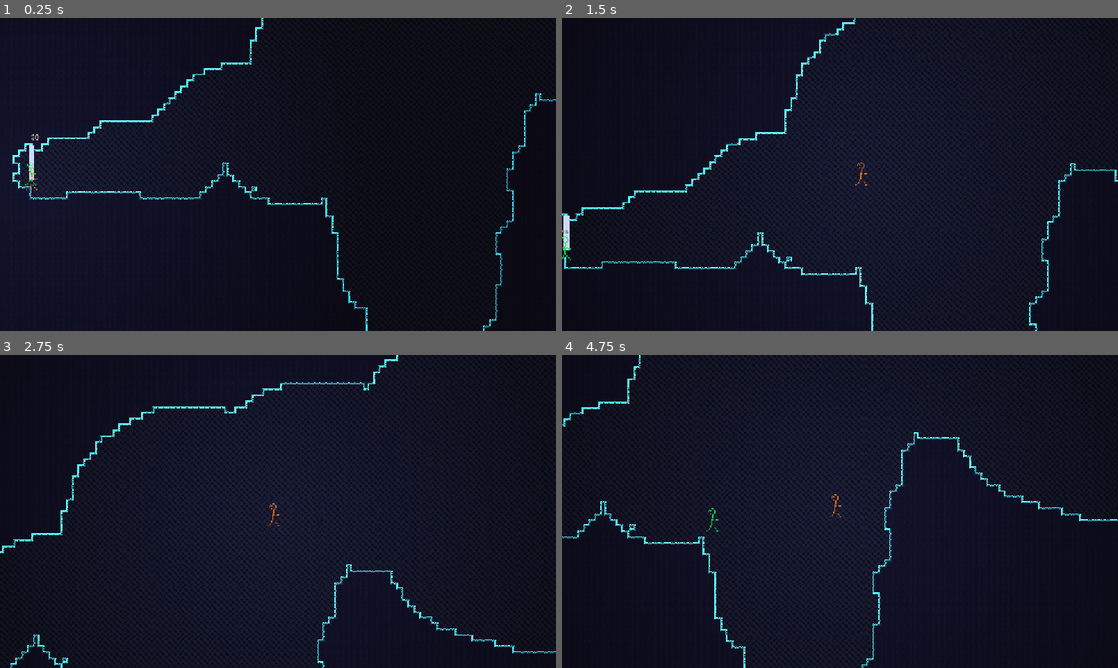
Above: before the commit, frames 1-4 (two rows, left to right).
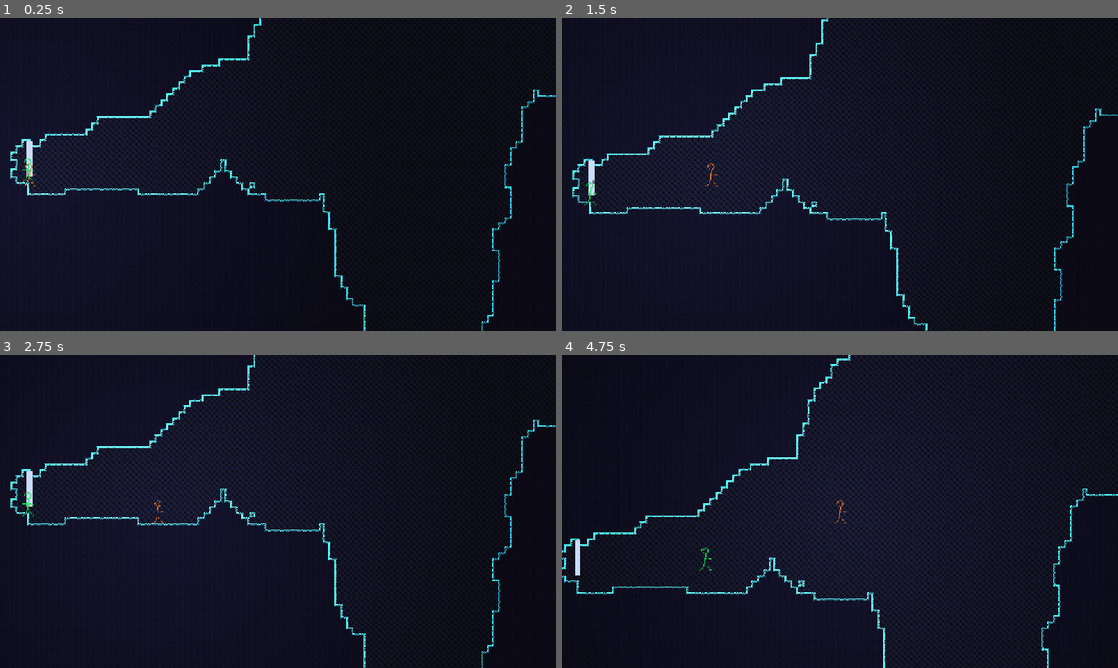
Above: after the commit, the same moments.

Repository: henreedev/exponential-climb
Game: Godot game, scene res://scenes/game.tscn
Same seed, same stepped clock (60 frames per second), same inputs: the game is played once before the commit and once after it. The engine's default icon, where the game draws it, is replaced by a stand-in: a white triangle on a blue panel in a dark square.
Inputs (mouse positions are in pixels of both pictures, inside the frame that each line leads up to):
- Up to frame 1 (0.25 s): no input
- Up to frame 2 (1.5 s): move the mouse to (962, 158) at 0.52 s; press the mouse at (962, 158) at 0.53 s; hold D (move_right) from 0.53 s (still down); tap Space (jump) at 0.77, 1.07 s; right-click (962, 158) at 0.8 s; move the mouse to (728, 190) at 1.27 s; release the mouse at (728, 190) at 1.28 s; right-click (728, 190) at 1.35 s
- Up to frame 3 (2.75 s): tap Space (jump) at 1.52, 1.55, 1.82 s; move the mouse to (333, 442) at 2.02 s; release D (move_right) at 2.03 s; hold A (move_left) from 2.03 s (still down); hold Space (jump) from 2.03 s (still down); click (333, 442) at 2.3 s
- Up to frame 4 (4.75 s): move the mouse to (812, 574) at 2.77 s; release A (move_left) at 2.78 s; release Space (jump) at 2.78 s; hold D (move_right) 2.78-4.28 s; click (812, 574) at 2.85 s; tap Space (jump) at 3.02, 3.32, 3.77, 3.8, 4.07, 4.52 s; right-click (812, 574) at 3.05 s; move the mouse to (1006, 558) at 3.52 s; hold Right mouse button (secondary_attack) 3.53-4.28 s; move the mouse to (673, 464) at 4.27 s; hold A (move_left) from 4.28 s (still down); tap Middle mouse button (teleport_enemy) at 4.35 s; click (673, 464) at 4.55 s

The runs differ from the first frame. In frame 1, 5.4% of the frame differs, in the area x 1-100%, y 0-100%; in frame 2, 12%; in frame 3, 16%, in the area x 0-100%, y 0-100%; in frame 4, 15%.

Commit message:
grapple hook working

Diff:
--- a/resources/utilities/damage_number_label_settings.tres
+++ b/resources/utilities/damage_number_label_settings.tres
@@ -4,7 +4,7 @@
 
 [resource]
 font = ExtResource("1_k0w1w")
-font_color = Color(0.8742, 0.91368, 0.94, 1)
+font_color = Color(0.93, 0.972, 1, 1)
 outline_size = 1
 outline_color = Color(0.25, 0.25, 0.25, 1)
 shadow_size = 0
--- a/scenes/player/player.tscn
+++ b/scenes/player/player.tscn
@@ -26,8 +26,6 @@
 unique_name_in_owner = true
 zoom = Vector2(1.5, 1.5)
 process_callback = 0
-limit_smoothed = true
-position_smoothing_enabled = true
 position_smoothing_speed = 9.23
 
 [node name="PointLight2D" type="PointLight2D" parent="."]
--- a/scenes/utilities/damage_number.tscn
+++ b/scenes/utilities/damage_number.tscn
@@ -4,7 +4,6 @@
 [ext_resource type="LabelSettings" uid="uid://bnsw2o4et0uh6" path="res://resources/utilities/damage_number_label_settings.tres" id="1_26djg"]
 
 [node name="DamageNumber" type="Label"]
-modulate = Color(1, 1, 1, 0.729412)
 z_index = 1
 custom_minimum_size = Vector2(100, 20)
 offset_right = 18.0
--- a/scenes/weapons/grapple_hook/grapple_hook.tscn
+++ b/scenes/weapons/grapple_hook/grapple_hook.tscn
@@ -10,6 +10,15 @@
 [node name="GrapplingHook" instance=ExtResource("1_o3oti")]
 script = ExtResource("2_rjhy6")
 
+[node name="MeleeHitbox" type="Area2D" parent="." index="0"]
+collision_layer = 8
+collision_mask = 2
+
+[node name="CollisionShape2D" type="CollisionShape2D" parent="MeleeHitbox" index="0"]
+position = Vector2(21, 0)
+shape = SubResource("RectangleShape2D_o3oti")
+disabled = true
+
 [node name="ChainLine" type="Line2D" parent="DetachedProjectiles" index="0"]
 unique_name_in_owner = true
 physics_interpolation_mode = 1
@@ -19,12 +28,4 @@
 texture = ExtResource("3_7m30d")
 texture_mode = 1
 
-[node name="MeleeHitbox" type="Area2D" parent="DetachedProjectiles" index="1"]
-collision_layer = 8
-collision_mask = 2
-
-[node name="CollisionShape2D" type="CollisionShape2D" parent="DetachedProjectiles/MeleeHitbox" index="0"]
-position = Vector2(21, 0)
-shape = SubResource("RectangleShape2D_o3oti")
-
-[connection signal="area_entered" from="DetachedProjectiles/MeleeHitbox" to="." method="_on_melee_hitbox_area_entered"]
+[connection signal="area_entered" from="MeleeHitbox" to="." method="_on_melee_hitbox_area_entered"]
--- a/scripts/player/player.gd
+++ b/scripts/player/player.gd
@@ -140,6 +140,10 @@
 	_initialize_player_class()
 
 	pick_weapon(Weapon.Type.GRAPPLE_HOOK)
+	#area.append_add_mod(1)
+	#range.append_add_mod(1)
+	#attack_speed.append_add_mod(1)
+	base_damage.append_mult_mod(2)
 
 #region Perks
 
@@ -275,13 +279,16 @@
 		new_vel.y = 0
 
 	physics_velocity = new_vel
+	platforming_velocity = new_vel
 
 	frictions = Vector2.ZERO
 
 func _flush_forces_and_impulses(delta : float):
 	physics_velocity += forces * delta
+	platforming_velocity += forces * delta
 	forces = Vector2.ZERO
 	physics_velocity += impulses
+	platforming_velocity += impulses
 	impulses = Vector2.ZERO
 	apply_frictions(delta)
 
@@ -294,10 +301,12 @@
 
 	# Calculate physics velocity
 	physics_velocity = velocity
-	_flush_forces_and_impulses(delta)
 
 	# Calculate platforming velocity
 	platforming_velocity = velocity
+
+	# Apply physics to both
+	_flush_forces_and_impulses(delta)
 
 	# Land on the ground.
 	_check_floor_landing()
@@ -415,6 +424,22 @@
 			set_physics_ratio_decrease(0.0)
 #endregion Movement
 
+#region Stat access
+func get_range():
+	return range.value()
+
+func get_area():
+	return area.value()
+
+func get_base_damage():
+	return base_damage.value()
+
+func get_attack_speed():
+	return attack_speed.value()
+
+
+#endregion Stat access
+
 #region Helpers
 func are_same_sign(a: float, b: float) -> bool:
 	return a * b > 0
--- a/scripts/utilities/damage_number.gd
+++ b/scripts/utilities/damage_number.gd
@@ -9,7 +9,7 @@
 const SMALLEST_SIZE_DAMAGE = 1.0
 const LARGEST_SIZE_DAMAGE = 100.0
 const SMALLEST_SCALE = 1.0
-const LARGEST_SCALE = 3.0
+const LARGEST_SCALE = 2.0
 
 ## The scale to grow to, calculated based on the damage value. More damage == larger label.
 var grow_to_scale : Vector2
@@ -17,18 +17,17 @@
 func set_label_settings_to_new_copy():
 	label_settings = LABEL_SETTINGS_RESOURCE.duplicate()
 
-func setup(damage : int, pos : Vector2) -> void:
+func setup(damage : float, pos : Vector2) -> void:
 	set_label_settings_to_new_copy()
-	text = str(damage)
+	text = str(damage).pad_decimals(1)
 	pivot_offset = size / 2.0
 	position = pos - pivot_offset
-	scale = Vector2(SMALLEST_SCALE, SMALLEST_SCALE)
 	grow_to_scale = get_grow_to_scale(damage)
-
+	scale = grow_to_scale
 
 func get_grow_to_scale(damage : int):
-	var fraction = fraction_between(SMALLEST_SCALE, LARGEST_SCALE, damage)
-	var scale_val = lerpf(SMALLEST_SCALE, LARGEST_SCALE, smoothstep(SMALLEST_SCALE, LARGEST_SCALE, fraction))
+	var fraction = fraction_between(SMALLEST_SIZE_DAMAGE, LARGEST_SIZE_DAMAGE, damage)
+	var scale_val = lerpf(SMALLEST_SCALE, LARGEST_SCALE, smoothstep(0, 1, fraction))
 	return Vector2(scale_val, scale_val)
 
 static func fraction_between(min : float, max : float, value : float):
@@ -37,26 +36,27 @@
 
 
 func _ready():
-	print(global_position)
 	#setup(100, Vector2.ZERO)
 	var tween = create_tween()
 
 	# Pop up and grow
-	var rise_height = 20 * grow_to_scale.x
+	var rise_height = 10 * grow_to_scale.x
 	var rand_vert_movement = randf_range(rise_height * 0.5, rise_height * 1.5)
 	var rand_hoz_movement = randf_range(-8, 8)
 	const RISE_DUR = 0.35
 	tween.tween_property(self, "position:y", position.y - rand_vert_movement, RISE_DUR).set_trans(Tween.TRANS_BACK).set_ease(Tween.EASE_OUT)
+	tween.parallel().tween_property(self, "modulate", Color.WHITE, RISE_DUR).set_ease(Tween.EASE_OUT).from(Color.WHITE * 2)
 	tween.parallel().tween_property(self, "position:x", position.x + rand_hoz_movement, RISE_DUR).set_trans(Tween.TRANS_CUBIC).set_ease(Tween.EASE_OUT)
-	tween.parallel().tween_property(label_settings, "font_size", 16, RISE_DUR).from(1).set_ease(Tween.EASE_OUT).set_trans(Tween.TRANS_EXPO)
+	tween.parallel().tween_property(label_settings, "font_size", 16, RISE_DUR * 1.2).from(1).set_ease(Tween.EASE_OUT).set_trans(Tween.TRANS_EXPO)
 
 	# Wait a bit
-	const WAIT_DUR = 0.3
+	const WAIT_DUR = 0.1
 	tween.tween_interval(WAIT_DUR)
 
 	# Shrink and delete
-	const DELETE_DUR = 0.6
+	const DELETE_DUR = 0.5
 	tween.tween_property(label_settings, "font_size", DELETING_FONT_SIZE, DELETE_DUR)
 	#tween.parallel().tween_property(self, "scale", DELETING_SCALE, DELETE_DUR)
-	tween.parallel().tween_property(self, "modulate:a", 0.2, DELETE_DUR)
+	tween.parallel().tween_property(self, "modulate:a", 0.2, DELETE_DUR).set_ease(Tween.EASE_OUT)
+	tween.parallel().tween_property(self, "self_modulate", Color.BLACK, DELETE_DUR)
 	tween.tween_callback(queue_free)
--- a/scripts/utilities/damage_numbers.gd
+++ b/scripts/utilities/damage_numbers.gd
@@ -4,7 +4,7 @@
 const DAMAGE_NUMBER_SCENE = preload("res://scenes/utilities/damage_number.tscn")
 
 
-func create_damage_number(damage : int, pos : Vector2) -> DamageNumber:
+func create_damage_number(damage : float, pos : Vector2) -> DamageNumber:
 	var damage_number : DamageNumber = DAMAGE_NUMBER_SCENE.instantiate()
 	damage_number.setup(damage, pos)
 	add_child(damage_number)
--- a/scripts/weapons/grapple_hook/grapple_hook.gd
+++ b/scripts/weapons/grapple_hook/grapple_hook.gd
@@ -6,6 +6,24 @@
 var hook : Hook
 var attached := false
 var retracting := false
+var hook_cooldown_timer := 0.0
+const BASE_HOOK_COOLDOWN := 0.75
+
+#region Melee (Attack 2)
+const BASE_MELEE_RANGE := 64.0
+const BASE_MELEE_WIDTH_RADIUS := 8.0
+const BASE_MELEE_DASH_STRENGTH := 400.0 # Affected by range
+const BASE_MELEE_WINDUP := 0.25
+const BASE_MELEE_DURATION := 0.4
+const BASE_MELEE_WINDDOWN := 0.25
+const BASE_MELEE_COOLDOWN := 2.5
+
+var melee_cooldown_timer := 0.0
+## If melee attacking, can't extend hook or be attached.
+var melee_attacking := false
+## True if the last (or current) melee attack was started on the floor.
+var doing_floor_melee_attack := false
+#endregion Melee (Attack 2)
 
 const GRAPPLING_GRAVITY := 0.6
 const POST_GRAPPLE_GRAVITY := 0.8
@@ -13,15 +31,18 @@
 var post_grapple_gravity_mod : Mod
 
 @onready var line : Line2D = %ChainLine
+@onready var melee_hitbox: Area2D = $MeleeHitbox
+@onready var melee_hitbox_shape: CollisionShape2D = $MeleeHitbox/CollisionShape2D
+@onready var melee_hitbox_shape_rect: RectangleShape2D = $MeleeHitbox/CollisionShape2D.shape
 
 func _init():
 	super._init()
-	attack_1_damage = 1.0
-	attack_2_damage = 1.0
-	attack_3_damage = 3.0
+	attack_1_damage = 1.0 # Hook extension
+	attack_2_damage = 1.0 # Hook retraction
+	attack_3_damage = 3.0 # Melee attack
 	attack_speed = 700.0
 	range = 275.0
-	area = 16.0
+	area = 4.0
 
 func _ready():
 	Global.player.landed_on_floor.connect(_land_on_floor)
@@ -30,8 +51,12 @@
 	# Display grapple line in _draw()
 	_redraw_hook_line()
 
+	# Melee inputs
+	if Input.is_action_pressed("secondary_attack"):
+		do_melee_attack()
+
 	# Grapple inputs
-	if Input.is_action_pressed("attack") and not hook:
+	if Input.is_action_pressed("attack") and not hook and not melee_attacking:
 		_shoot_hook()
 	if Input.is_action_just_released("attack"):
 		_remove_hook_collisions()
@@ -39,6 +64,19 @@
 			_retract_hook()
 
 
+func _physics_process(delta : float) -> void:
+	_limit_hook_distance(delta)
+	_do_hook_movement(delta)
+	_update_melee_hitbox(delta)
+	_tick_cooldowns(delta)
+
+func _tick_cooldowns(delta):
+	if melee_cooldown_timer > 0:
+		melee_cooldown_timer -= delta
+	if hook_cooldown_timer > 0:
+		hook_cooldown_timer -= delta
+
+
 ## Draws a line connecting the player and the hook.
 func _redraw_hook_line():
 	#if hook:
@@ -48,7 +86,7 @@
 	if hook:
 		for pixel in Geometry2D.bresenham_line(Vector2.ZERO, hook.global_position - global_position):
 			draw_rect(Rect2(pixel, Vector2.ONE), Color.REBECCA_PURPLE)
-
+#region Mods
 func add_grappling_gravity_mod():
 	remove_gravity_mods()
 	grappling_gravity_mod = Global.player.gravity.append_mult_mod(GRAPPLING_GRAVITY)
@@ -62,14 +100,36 @@
 		Global.player.gravity.remove_mod(grappling_gravity_mod)
 	if post_grapple_gravity_mod:
 		Global.player.gravity.remove_mod(post_grapple_gravity_mod)
-
+#endregion Mods
+
+#region Hook (Attack 1)
 func _shoot_hook():
-	var mouse_dir = get_local_mouse_position().normalized()
-	hook = Hook.create_hook(mouse_dir * get_attack_speed(), self)
-	hook.max_length = get_range()
-	hook.hooked_on_surface.connect(_begin_hook_movement)
-	hook.position = player.global_position + mouse_dir * 2.0
-	detached_projectiles.add_child(hook)
+	if not hook_cooldown_timer > 0:
+		retracting = false
+		var atk_spd = player.attack_speed.value()
+		var cooldown = BASE_HOOK_COOLDOWN / atk_spd
+		hook_cooldown_timer = cooldown
+
+		var mouse_dir = get_local_mouse_position().normalized()
+		hook = Hook.create_hook(mouse_dir * get_attack_speed(), self)
+		hook.max_length = get_range()
+		hook.hooked_on_surface.connect(_begin_hook_movement)
+		hook.position = player.global_position + mouse_dir * 2.0
+		detached_projectiles.add_child(hook)
+
+func _begin_hook_movement():
+	attached = true
+	player.start_ability_physics()
+	add_grappling_gravity_mod()
+
+	_jerk_towards_hook()
+
+func _jerk_towards_hook():
+	if hook:
+		var dir_to_hook = player.global_position.direction_to(hook.global_position)
+		const centripetal_impulse_str = 150.0 # TODO
+		var centripetal_impulse = dir_to_hook * centripetal_impulse_str
+		player.add_impulse(centripetal_impulse)
 
 func _retract_hook():
 	retracting = true
@@ -96,31 +156,6 @@
 			add_post_grapple_gravity_mod()
 		else:
 			_land_on_floor()
-
-
-## Remove low gravity after touching floor
-func _land_on_floor():
-	if not attached:
-		player.end_ability_physics()
-		remove_gravity_mods()
-
-func _begin_hook_movement():
-	attached = true
-	player.start_ability_physics()
-	add_grappling_gravity_mod()
-
-	_jerk_towards_hook()
-
-func _jerk_towards_hook():
-	if hook:
-		var dir_to_hook = player.global_position.direction_to(hook.global_position)
-		const centripetal_impulse_str = 150.0 # TODO
-		var centripetal_impulse = dir_to_hook * centripetal_impulse_str
-		player.add_impulse(centripetal_impulse)
-
-func _physics_process(delta : float) -> void:
-	_limit_hook_distance(delta)
-	_do_hook_movement(delta)
 
 func _limit_hook_distance(delta : float):
 	if hook:
@@ -139,10 +174,8 @@
 				player.global_position += player_to_hook.normalized() * (dist - max_length)
 			else:
 				_retract_hook()
-		if dist < 20.0 and retracting:
+		if dist < 10.0 and retracting:
 			_cancel_hook()
-
-
 
 func _do_hook_movement(delta : float) -> void:
 	if attached:
@@ -162,22 +195,140 @@
 		var total_force = centripetal_force + movement_force
 
 		player.add_force(total_force)
+#endregion Hook (Attack 1)
+
+
+## Remove low gravity after touching floor
+func _land_on_floor():
+	if not attached:
+		player.end_ability_physics()
+		remove_gravity_mods()
+
+
 
 func _get_input_dir() -> Vector2:
 	var hoz_axis = Input.get_axis("move_left", "move_right")
 	var vert_axis = Input.get_axis("move_up", "move_down")
 	return Vector2(hoz_axis, vert_axis).normalized()
 
+#region Melee (Attack 2)
+## If grounded, does a forward attack that knocks back enemies.
+## If airborne, does a flying attack in the mouse direction that damages based on speed.
+func do_melee_attack():
+	if not melee_attacking and not melee_cooldown_timer > 0:
+		melee_attacking = true
+
+		update_melee_hitbox_size()
+
+		# Retract the hook
+		_remove_hook_collisions()
+		_retract_hook()
+
+		var attack_dir = get_local_mouse_position().normalized()
+		if attack_dir == Vector2.ZERO: attack_dir = Vector2.RIGHT # Mouse pos == center of player
+
+		var atk_spd = player.get_attack_speed()
+		var windup = BASE_MELEE_WINDUP / atk_spd
+		var duration = BASE_MELEE_DURATION / atk_spd
+		var winddown = BASE_MELEE_WINDDOWN / atk_spd
+		var cooldown = BASE_MELEE_COOLDOWN / atk_spd
+
+		# Start the melee cooldown
+		melee_cooldown_timer = cooldown
+
+		var melee_tween := create_tween()
+
+		# Grounded kick that knocks back enemies and player, defensive tool for creating distance
+		if player.is_on_floor():
+			doing_floor_melee_attack = true
+			# Apply horizontal drag and wind up attack
+			melee_tween.tween_method(player.add_hoz_friction, 20.0, 20.0, windup)
+
+			# Do attack hitbox, even more drag
+			melee_tween.tween_property(melee_hitbox_shape, "disabled", false, 0.0)
+			melee_tween.tween_callback(player.add_impulse.bind(-attack_dir * 700))
+			melee_tween.tween_method(player.add_hoz_friction, 0.0, 100.0, duration)
+			melee_tween.parallel().tween_method(player.add_vert_friction, 0.0, 100.0, duration)
+
+			# Finish attack, dash backwards
+			var backwards = -attack_dir
+			melee_tween.tween_property(melee_hitbox_shape, "disabled", true, 0.0)
+			melee_tween.tween_method(player.add_force, backwards * 1000, backwards * 1000, winddown)
+		else:
+			doing_floor_melee_attack = false
+			player.double_jumps_left = clampi(player.double_jumps_left + 1, 0, player.double_jumps.value())
+			# Flying punch in mouse direction, damaging based on speed
+			# Store velocity before, to return to it and multiply it after a windup
+			var velocity_before_windup = player.physics_velocity
+			var color_before_windup = melee_hitbox_shape.debug_color
+
+			var dash_strength = BASE_MELEE_DASH_STRENGTH * player.get_range() + velocity_before_windup.length() * 0.4
+
+			var mouse_dir_velocity = attack_dir * dash_strength
+			# If punching in dir of movement, speed *= (0.8 + 0.6)
+			var velocity_in_attack_dir = velocity_before_windup * velocity_before_windup.normalized().dot(attack_dir)
+			var punch_velocity = 0.4 * velocity_in_attack_dir + 0.6 * mouse_dir_velocity
+			# Apply drag and wind up attack
+			melee_tween.tween_method(player.add_hoz_friction, 0.0, 10.0, windup)
+			melee_tween.parallel().tween_method(player.add_vert_friction, 0.0, 10.0, windup)
+
+			# Accelerate quickly based on calculated speed
+			duration *= get_melee_damage_speed_mult() # More speed == more duration
+			melee_tween.tween_property(player, "velocity", punch_velocity, duration * 0.2).from(Vector2.ZERO).set_trans(Tween.TRANS_CIRC).set_ease(Tween.EASE_OUT)
+
+
+			# Do attack hitbox, dash towards mouse
+			melee_tween.tween_property(melee_hitbox_shape, "disabled", false, 0.0)
+			melee_tween.parallel().tween_property(melee_hitbox_shape, "debug_color", Color.ORANGE, duration)
+			melee_tween.parallel().tween_method(player.add_force, mouse_dir_velocity * 0.3, Vector2.ZERO, duration)
+
+			# Finish attack
+			melee_tween.tween_property(melee_hitbox_shape, "disabled", true, 0.0)
+			melee_tween.tween_property(melee_hitbox_shape, "debug_color", color_before_windup, 0.0)
+		melee_tween.tween_property(self, "melee_attacking", false, 0.0)
+		# Clear the enemies_hit array for this attack
+		var weapon_idx_to_clear : Array[int] = [3]
+		melee_tween.tween_callback(clear_enemies_hit.bind(weapon_idx_to_clear))
+
+
+## Resizes the melee hitbox using the player's area and range and the weapon's range.
+func update_melee_hitbox_size():
+	# This will be the length the attack extends from the player
+	var melee_range = get_range() * get_melee_range_ratio()
+
+	# The height dimension of the attack. Area represents the radius
+	var melee_height = get_area() * 2
+
+	melee_hitbox_shape_rect.size = Vector2(melee_range, melee_height)
+	melee_hitbox_shape.position = Vector2(melee_hitbox_shape_rect.size.x / 2.0, 0)
+
+
+##
+func _update_melee_hitbox(delta):
+	if not melee_attacking:
+		melee_hitbox.rotation = get_local_mouse_position().angle()
+
+## Find the multiplier needed to convert from `range` to `BASE_MELEE_RANGE`
+func get_melee_range_ratio():
+	return BASE_MELEE_RANGE / range
 
 func get_melee_damage():
-	const MAX_DAMAGE_SPEED = Player.DEFAULT_MOVEMENT_SPEED * 3 # 3x base speed
+	var damage = player.base_damage.value() * get_attack_damage(3) * get_melee_damage_speed_mult()
+	return damage
+
+func get_melee_damage_speed_mult():
+	if doing_floor_melee_attack:
+		return 1.0 # No speed multiplier for grounded attacks
+
+	# For every 1.5x the default movement speed, increase damage multiplier by 1.0
+	const MOVEMENT_UNIT = Player.DEFAULT_MOVEMENT_SPEED * 1.5
 	const MAX_DAMAGE_MULTIPLIER = 3.0
-	var mult = clampf(player.velocity.length() / MAX_DAMAGE_SPEED, 1.0, MAX_DAMAGE_MULTIPLIER)
-
-	var damage = player.base_damage.value() * get_attack_damage(3) * mult
-	return damage
+	var mult = clampf(player.velocity.length() / MOVEMENT_UNIT, 1.0, MAX_DAMAGE_MULTIPLIER)
+
+	return mult
 
 func _on_melee_hitbox_area_entered(area: Area2D) -> void:
 	var enemy = area.get_parent()
 	if enemy is Enemy:
 		deal_damage(3, enemy, get_melee_damage())
+#endregion Melee (Attack 2)
--- a/scripts/weapons/grapple_hook/hook.gd
+++ b/scripts/weapons/grapple_hook/hook.gd
@@ -13,6 +13,8 @@
 var moving_towards_player := false
 
 var grapple_hook : GrappleHook
+@onready var hitbox_shape: CollisionShape2D = $Hitbox/CollisionShape2D
+@onready var hitbox_shape_circle: CircleShape2D = $Hitbox/CollisionShape2D.shape
 
 static func create_hook(velocity : Vector2, _grapple_hook : GrappleHook):
 	var hook = SCENE.instantiate()
@@ -23,6 +25,12 @@
 	hook.lock_rotation = true
 	return hook
 
+func _ready():
+	resize_hitbox()
+
+func resize_hitbox():
+	var radius = grapple_hook.get_area()
+	hitbox_shape_circle.radius = radius
 
 func _integrate_forces(state):
 	var progress_along_length = clampf(global_position.distance_to(Global.player.global_position) \
@@ -40,7 +48,7 @@
 
 ## Map collisions, to start grappling using.
 func _on_body_entered(body):
-	if body is TileMapLayer or Global.is_map_collider(body):
+	if (body is TileMapLayer or Global.is_map_collider(body)) and not moving_towards_player:
 		set_deferred("freeze", true)
 		hooked_on_surface.emit()
 
--- a/scripts/weapons/weapon.gd
+++ b/scripts/weapons/weapon.gd
@@ -42,13 +42,13 @@
 #region Stat calculation methods
 
 func get_area() -> float:
-	return area * player.area.value()
+	return area * player.get_area()
 
 func get_range() -> float:
-	return range * player.range.value()
+	return range * player.get_range()
 
 func get_attack_speed() -> float:
-	return attack_speed * player.attack_speed.value()
+	return attack_speed * player.get_attack_speed()
 
 ## Given an attack index (1,2,3,4), returns its damage value as a float multiplier of base damage.
 func get_attack_damage(attack_idx : int) -> float:
@@ -65,9 +65,10 @@
 func deal_damage(attack_idx : int, to_enemy : Enemy, damage := -1.0):
 	if not to_enemy in get_enemies_hit(attack_idx):
 		if damage == -1.0: # Need to calculate actual damage, since it wasn't supplied
-			damage = player.base_damage.value()
+			damage = player.get_base_damage()
 			damage *= get_attack_damage(attack_idx)
-	to_enemy.take_damage(damage)
+		to_enemy.take_damage(damage)
+		get_enemies_hit(attack_idx).append(to_enemy)
 
 ## Clears the given attacks' enemies hit arrays, so that enemies can be hit by the attack again.
 func clear_enemies_hit(attack_idxs : Array[int] = [1, 2, 3, 4]):
